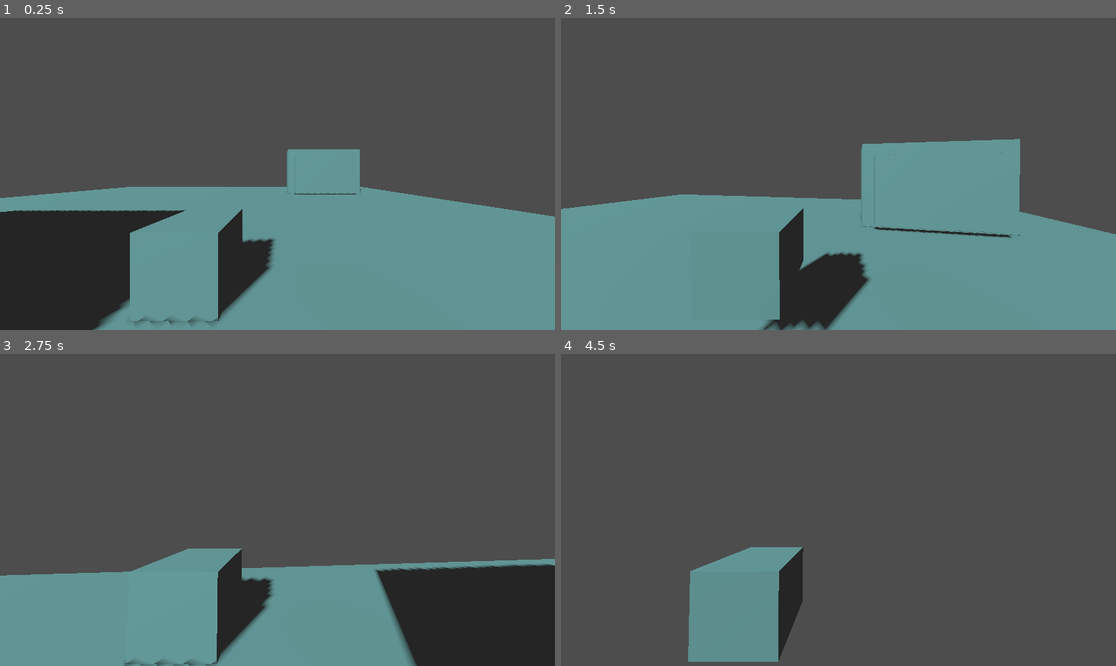
Above: before the commit, frames 1-4 (two rows, left to right).
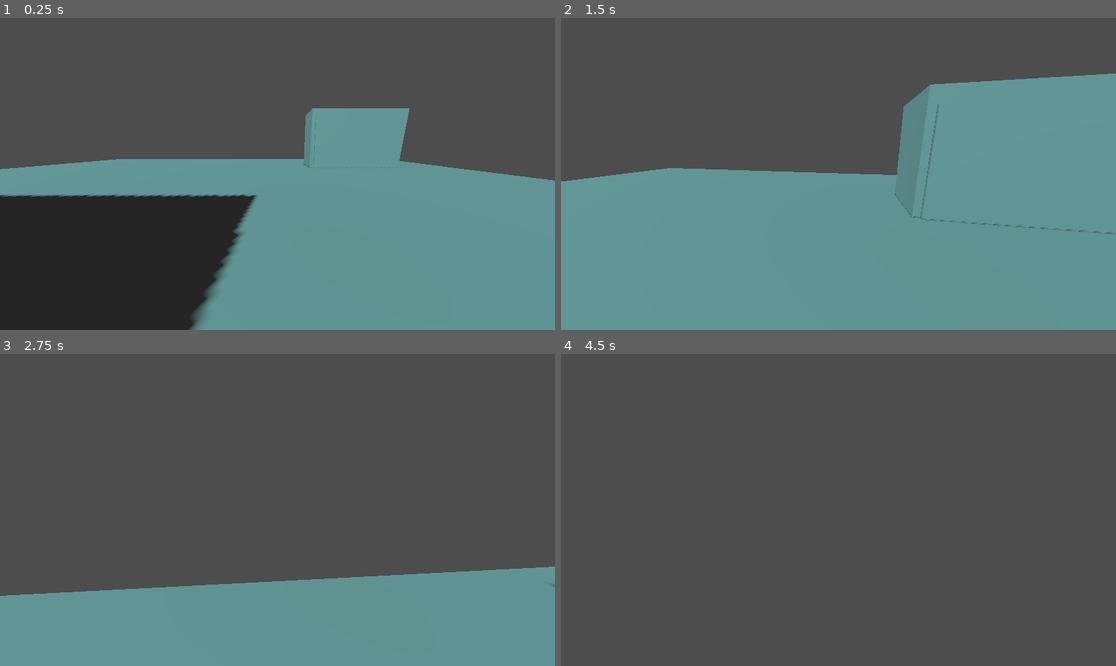
Above: after the commit, the same moments.

Repository: BitBoxxxer/Nowhere-s-Traiders
Game: Godot game, scene res://MainResourse/Scenes/shuttle.tscn
Two runs of this game, one before a commit and one after it. Both use one fixed random seed, a clock stepped at 60 frames per second and the inputs below.
Inputs (mouse positions are in pixels of both pictures, inside the frame that each line leads up to):
- Up to frame 1 (0.25 s): no input
- Up to frame 2 (1.5 s): tap Enter at 0.5 s; move the mouse to (866, 174) at 0.52 s; hold W (forward) from 0.53 s (still down); tap E (Select) at 0.6, 1.35 s; tap Space (jump) at 0.77 s; move the mouse to (810, 174) at 1.27 s
- Up to frame 3 (2.75 s): keep holding W (forward); tap Space (jump) at 1.52 s; move the mouse to (288, 503) at 2.02 s; hold Shift (run) from 2.03 s (still down); tap E (Select) at 2.3 s
- Up to frame 4 (4.5 s): keep holding W (forward); move the mouse to (832, 516) at 2.77 s; release Shift (run) at 2.78 s; tap E (Select) at 2.85, 3.6 s; tap Space (jump) at 3.02, 3.5, 3.77 s; move the mouse to (877, 513) at 3.52 s; tap Enter at 4.25 s; move the mouse to (794, 506) at 4.27 s; tap Shift (run) at 4.35 s

The runs differ from the first frame. In frame 1, 21% of the frame differs, in the area x 0-100%, y 28-100%; in frame 2, 21%, in the area x 0-100%, y 17-100%; in frame 3, 16%; in frame 4, 6.7%.

Commit message:
Add Interact Scripts, BugFix Camera to FirstPerson view with good rotation

Diff:
--- /dev/null
+++ b/nowhere's-traiders/MainResourse/Scenes/Interact/see_cast.tscn
@@ -0,0 +1,22 @@
+[gd_scene load_steps=2 format=3 uid="uid://bx7anrmejk7m8"]
+
+[ext_resource type="Script" uid="uid://bes741lpwed8y" path="res://MainResourse/Scripts/Interact/Ray_cast.gd" id="1_d12hw"]
+
+[node name="SeeCast" type="RayCast3D"]
+transform = Transform3D(0.9999761, -0.018014073, -0.0061981315, -0.005739148, 0.78677183, -0.99111974, 0.0038380995, 5.8698616, 0.13282654, 0.0008648634, 0.1395899, -0.7003467)
+script = ExtResource("1_d12hw")
+
+[node name="CanvasLayer" type="CanvasLayer" parent="."]
+
+[node name="BoxContainer" type="BoxContainer" parent="CanvasLayer"]
+anchors_preset = 5
+anchor_left = 0.5
+anchor_right = 0.5
+offset_left = -20.0
+offset_right = 20.0
+offset_bottom = 40.0
+grow_horizontal = 2
+
+[node name="IntearctEText" type="Label" parent="CanvasLayer/BoxContainer"]
+layout_mode = 2
+text = "Press \"E\" to interact"
--- a/nowhere's-traiders/MainResourse/Scenes/computer.tscn
+++ b/nowhere's-traiders/MainResourse/Scenes/computer.tscn
@@ -1,6 +1,6 @@
 [gd_scene load_steps=4 format=3 uid="uid://r014c84ou1kv"]
 
-[ext_resource type="Script" uid="uid://bjq0bq64gqhqd" path="res://MainResourse/Scripts/computer.gd" id="1_db65p"]
+[ext_resource type="PackedScene" uid="uid://cuiwuo7gphp3q" path="res://MainResourse/Scenes/monitor.tscn" id="2_ntska"]
 
 [sub_resource type="BoxShape3D" id="BoxShape3D_f1265"]
 size = Vector3(1, 1, 1.0352783)
@@ -8,26 +8,18 @@
 [sub_resource type="BoxMesh" id="BoxMesh_db65p"]
 
 [node name="Computer" type="Node3D"]
-script = ExtResource("1_db65p")
 
 [node name="Computer" type="StaticBody3D" parent="."]
 transform = Transform3D(6, 0, 0, 0, 4, 0, 0, 0, 2, 0.3151698, 1.5599072, -0.14910984)
 
 [node name="CollisionShape3D" type="CollisionShape3D" parent="Computer"]
-transform = Transform3D(1.05, 0, 0, 0, 1.05, 0, 0, 0, 1.05, 0, 0.07213819, 0.020571899)
+transform = Transform3D(1.05, 0, 0, 0, 1.05, 0, 0, 0, 1.0044919, 0, 0.07213819, -0.003640458)
 shape = SubResource("BoxShape3D_f1265")
 
 [node name="MeshInstance3D" type="MeshInstance3D" parent="Computer"]
 transform = Transform3D(1, 0, 0, 0, 1, 0, 0, 0, 1, 0, 0.066989824, 0)
 mesh = SubResource("BoxMesh_db65p")
 
-[node name="Monitor" type="StaticBody3D" parent="."]
-transform = Transform3D(5, 0, 0, 0, 3, 0, 0, 0, 0.5, 0.33494425, 1.5599072, 1.0582616)
-
-[node name="CollisionShape3D" type="CollisionShape3D" parent="Monitor"]
-transform = Transform3D(1.0500004, 0, 0, 0, 1.05, 0, 0, 0, 1.05, 0, 0.07213819, 0.09433603)
-shape = SubResource("BoxShape3D_f1265")
-
-[node name="MeshInstance3D" type="MeshInstance3D" parent="Monitor"]
-transform = Transform3D(1.0000001, 0, 0, 0, 1, 0, 0, 0, 1, 0, 0.06698978, -0.42545128)
-mesh = SubResource("BoxMesh_db65p")
+[node name="Monitor" parent="Computer" instance=ExtResource("2_ntska")]
+transform = Transform3D(0.9189224, 0, 0, 0, 0.89040023, 0, 0, 0, 0.099999964, 0, 0, 0.5)
+prompt_message = "Выбрать Миссию"
--- /dev/null
+++ b/nowhere's-traiders/MainResourse/Scenes/monitor.tscn
@@ -0,0 +1,17 @@
+[gd_scene load_steps=4 format=3 uid="uid://cuiwuo7gphp3q"]
+
+[ext_resource type="Script" uid="uid://iuo6582ke1cg" path="res://MainResourse/Scripts/Interact/interactable.gd" id="1_y5jix"]
+
+[sub_resource type="BoxMesh" id="BoxMesh_27okj"]
+
+[sub_resource type="BoxShape3D" id="BoxShape3D_y5jix"]
+
+[node name="Monitor" type="StaticBody3D"]
+transform = Transform3D(3.0800002, 0, 0, 0, 1.98, 0, 0, 0, 0.099999964, 0, 0, 0)
+script = ExtResource("1_y5jix")
+
+[node name="MeshInstance" type="MeshInstance3D" parent="."]
+mesh = SubResource("BoxMesh_27okj")
+
+[node name="CollisionShape3D" type="CollisionShape3D" parent="."]
+shape = SubResource("BoxShape3D_y5jix")
--- a/nowhere's-traiders/MainResourse/Scenes/player.tscn
+++ b/nowhere's-traiders/MainResourse/Scenes/player.tscn
@@ -1,7 +1,8 @@
-[gd_scene load_steps=7 format=3 uid="uid://s2xbw7mjmiwo"]
+[gd_scene load_steps=8 format=3 uid="uid://s2xbw7mjmiwo"]
 
 [ext_resource type="Script" uid="uid://l16gtw0on0fj" path="res://MainResourse/Scripts/player.gd" id="1_o5nbp"]
 [ext_resource type="Script" uid="uid://c5kgqimi1muy0" path="res://MainResourse/Scripts/head.gd" id="2_axbm6"]
+[ext_resource type="PackedScene" uid="uid://bx7anrmejk7m8" path="res://MainResourse/Scenes/Interact/see_cast.tscn" id="3_viea6"]
 
 [sub_resource type="BoxShape3D" id="BoxShape3D_stsl8"]
 size = Vector3(1.1157227, 1, 1.1977539)
@@ -22,14 +23,15 @@
 shape = SubResource("BoxShape3D_stsl8")
 
 [node name="MeshInstance3D" type="MeshInstance3D" parent="."]
+visible = false
 mesh = SubResource("BoxMesh_o5nbp")
 
 [node name="head" type="Node3D" parent="."]
-transform = Transform3D(1, 0, 0, 0, 1, 0, 0, 0, 1, 0, 0.8117386, 1.6788249)
+transform = Transform3D(0.022, 0, 0, 0, 0.019969378, 0.005531614, 0, -0.0011063229, 0.09984689, -0.1415602, 0.9486631, -0.12599337)
 script = ExtResource("2_axbm6")
 
 [node name="Camera3D" type="Camera3D" parent="head"]
-transform = Transform3D(1, 0, 0, 0, 1, 0, 0, 0, 1, 1.1708887, 0.35382617, 0.2925942)
+transform = Transform3D(45.454548, 0, 0, 0, 18.852295, -271.022, 0, -0.60329, 35.194916, 2.2955413, 1.8471756, -0.62868756)
 fov = 100.34282
 
 [node name="CollisionShape3D" type="CollisionShape3D" parent="head/Camera3D"]
@@ -39,21 +41,6 @@
 visible = false
 mesh = SubResource("BoxMesh_axbm6")
 
-[node name="SeeCast" type="RayCast3D" parent="head/Camera3D"]
-transform = Transform3D(0.9982376, 0.35120666, 0.002168269, 0, 0.21639797, -0.99933195, -0.059341215, 5.907997, 0.03647461, 0.0008648634, 0.00068616867, -0.17384648)
-collide_with_areas = true
-
-[node name="CanvasLayer" type="CanvasLayer" parent="."]
-
-[node name="BoxContainer" type="BoxContainer" parent="CanvasLayer"]
-anchors_preset = 5
-anchor_left = 0.5
-anchor_right = 0.5
-offset_left = -20.0
-offset_right = 20.0
-offset_bottom = 40.0
-grow_horizontal = 2
-
-[node name="IntearctEText" type="Label" parent="CanvasLayer/BoxContainer"]
-layout_mode = 2
-text = "Press \"E\" to inter"
+[node name="SeeCast" parent="head/Camera3D" instance=ExtResource("3_viea6")]
+transform = Transform3D(0.9999761, -0.01801407, -0.0061981315, -0.0064105117, -0.44805008, -0.99711347, 0.002564013, 5.905382, -0.0756716, 0.0008648634, 0.03270173, -0.47510645)
+target_position = Vector3(0, -0.7, 0.3)
--- a/nowhere's-traiders/MainResourse/Scenes/shuttle.tscn
+++ b/nowhere's-traiders/MainResourse/Scenes/shuttle.tscn
@@ -21,7 +21,7 @@
 mesh = SubResource("BoxMesh_205hh")
 
 [node name="Player" parent="." instance=ExtResource("1_205hh")]
-transform = Transform3D(1, 0, 0, 0, 1, 0, 0, 0, 1, 2.9829674, 1.2249861, 0)
+transform = Transform3D(1, 0, 0, 0, 1, 0, 0, 0, 1, 2.9829674, 1.1182468, 0)
 
 [node name="cube" type="StaticBody3D" parent="."]
 transform = Transform3D(10, 0, 0, 0, 5, 0, 0, 0, 10, -6.0281034, 2.7820358, 5.808198)
@@ -30,6 +30,7 @@
 shape = SubResource("BoxShape3D_qkuwt")
 
 [node name="MeshInstance3D" type="MeshInstance3D" parent="cube"]
+transform = Transform3D(1, 0, 0, 0, 1, 0, 0, 0, 1, 0.0007240176, -0.004746437, -0.00011014938)
 mesh = SubResource("BoxMesh_205hh")
 
 [node name="DirectionalLight3D" type="DirectionalLight3D" parent="."]
--- /dev/null
+++ b/nowhere's-traiders/MainResourse/Scripts/Interact/Ray_cast.gd
@@ -0,0 +1,13 @@
+extends RayCast3D
+
+@onready var inter_label = $CanvasLayer/BoxContainer/IntearctEText
+
+func _process(_delta):
+	inter_label.hide()
+	if is_colliding():
+		inter_label.visible = true
+		var collider = get_collider()
+
+		if collider is Interactable:
+			inter_label.text = collider.prompt_message
+		else: inter_label.text = "No"
--- /dev/null
+++ b/nowhere's-traiders/MainResourse/Scripts/Interact/interactable.gd
@@ -0,0 +1,4 @@
+extends CollisionObject3D
+class_name Interactable
+
+@export var prompt_message = "Interact"
--- a/nowhere's-traiders/MainResourse/Scripts/computer.gd
+++ /dev/null
@@ -1,11 +0,0 @@
-extends Node3D
-
-func _ready() -> void:
-	pass # Анимация включения
-
-
-# Called every frame. 'delta' is the elapsed time since the previous frame.
-func _process(delta: float) -> void:
-	if Input.is_action_just_pressed("Select"):
-		print('hi')
-	pass
--- a/nowhere's-traiders/MainResourse/Scripts/player.gd
+++ b/nowhere's-traiders/MainResourse/Scripts/player.gd
@@ -6,13 +6,6 @@
 
 
 func _physics_process(delta: float) -> void:
-	$CanvasLayer/BoxContainer/IntearctEText.hide()
-	if $head/Camera3D/SeeCast.is_colliding():
-		var target = $head/Camera3D/SeeCast.get_collider()
-		if target.has_method("interact"):
-			$CanvasLayer/BoxContainer/IntearctEText.show()
-			print("U can pickup this item.")
-
 
 	if not is_on_floor():
 		velocity += get_gravity() * delta
--- a/nowhere's-traiders/project.godot
+++ b/nowhere's-traiders/project.godot
@@ -17,7 +17,7 @@
 
 [display]
 
-window/size/mode=3
+window/size/mode=2
 
 [input]
 
Not shown, added: nowhere's-traiders/MainResourse/Scripts/Interact/Ray_cast.gd.uid
Not shown, added: nowhere's-traiders/MainResourse/Scripts/Interact/interactable.gd.uid
Not shown, removed: nowhere's-traiders/MainResourse/Scripts/computer.gd.uid
